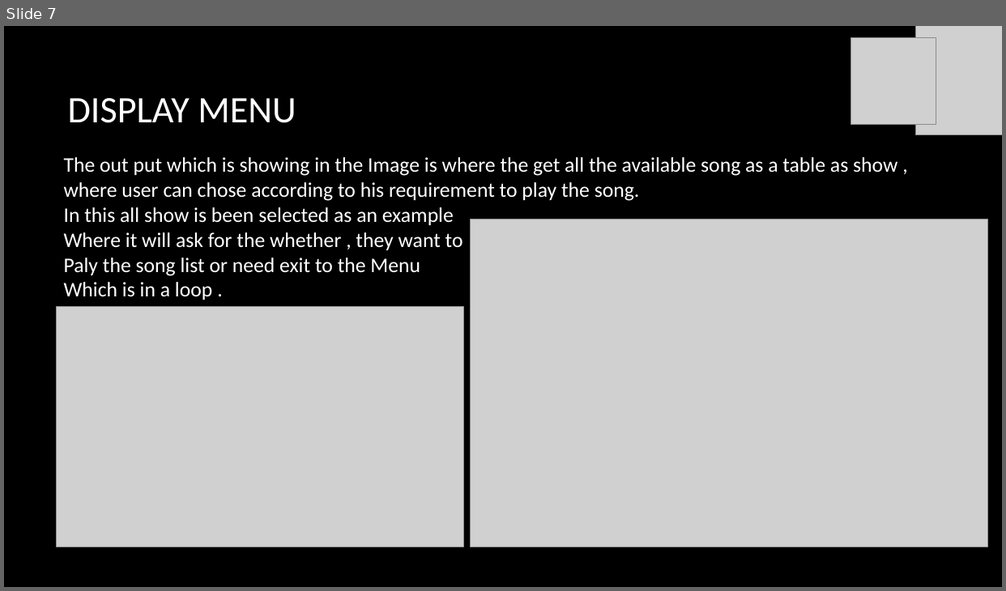
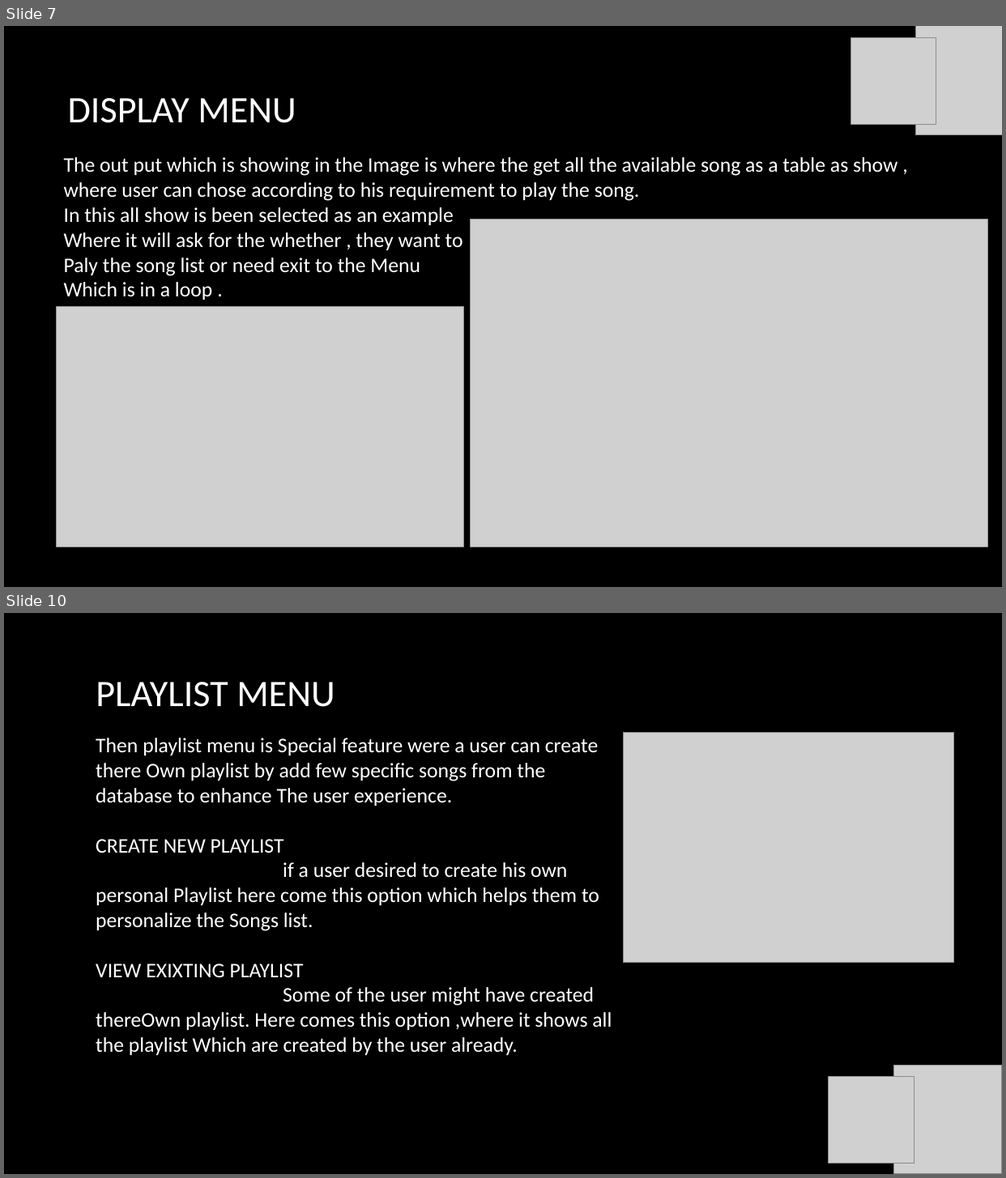
Before and after one commit to Selvam-ks/JukeBox, a slide deck: lib/Welcome to Jukebox.pptx. Shown one above the other, each under a label of ours: slide 7 before the commit, slides 7 and 10 after it; the slides between them are not shown. The pictures are 1006x591 and 1006x1178 pixels, drawn with LibreOffice and Linux fonts; fonts in the diff are those of the drawing; grey boxes stand for pictures; background and template pictures are left out. Boxes give left, top, right and bottom in pixels: in the first picture for what was removed or moved away, otherwise in the second. Text is boxed around its words. In the diff, an @@ line names an element or a change of style, - is before the commit and + after.

```diff
--- a/lib/Welcome to Jukebox.pptx
+++ b/lib/Welcome to Jukebox.pptx
@@ slide 10 added at <box>4,613,1002,1174</box>, background picture (left out) @@
@@ title added at <box>96,682,334,707</box>, 36 pt, text #FFFFFF @@
+PLAYLIST MENU
@@ picture added at <box>623,733,954,963</box> @@
@@ text added at <box>96,738,612,1055</box>, 20 pt, text #FFFFFF @@
+Then playlist menu is Special feature were a user can create
+there Own playlist by add few specific songs from the
+database to enhance The user experience.
+CREATE NEW PLAYLIST
+if a user desired to create his own personal Playlist here come this option which helps them to personalize the Songs list.
+VIEW EXIXTING PLAYLIST
+Some of the user might have created thereOwn playlist. Here comes this option ,where it shows all the playlist Which are created by the user already.
@@ picture added at <box>894,1065,1002,1174</box> @@
@@ picture added at <box>829,1077,914,1164</box> @@
```
Also in this commit, not shown: 1 slide changed, 7 other slides added, 1 slide removed, 11 other files.
